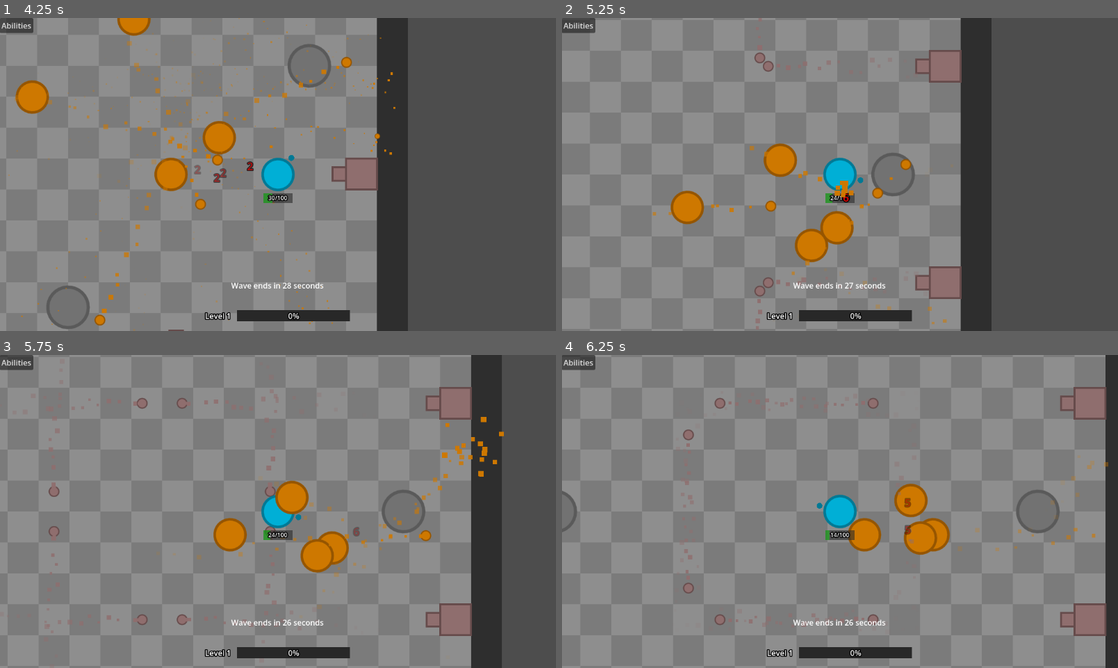
Above: before the commit, frames 1-4 (two rows, left to right).
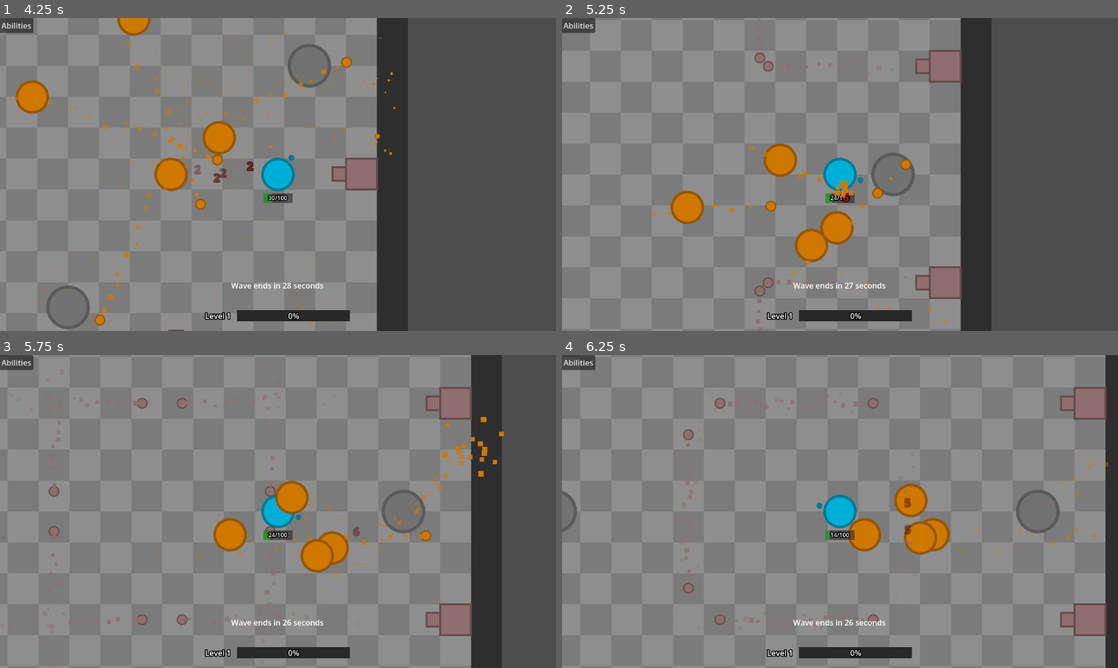
Above: after the commit, the same moments.

Repository: fmachek/geoslayer
Game: Godot game, scene res://scenes/user_interface/main_menu/main_menu.tscn
Two runs of this game, one before a commit and one after it. Both use one fixed random seed, a clock stepped at 60 frames per second and the inputs below.
Inputs (mouse positions are in pixels of both pictures, inside the frame that each line leads up to):
- Up to frame 1 (4.25 s): click "Play" at 0.5 s; click "Start next wave" at 1.25 s; tap Enter at 2 s; move the mouse to (400, 158) at 2.02 s; hold D (right) 2.03-2.78 s; tap Q at 2.1, 3.6 s; click (400, 158) at 2.17 s; move the mouse to (166, 190) at 2.77 s; hold S (down) 2.78-3.53 s; tap E at 2.85 s; move the mouse to (333, 105) at 3.52 s; hold D (right) from 3.53 s (still down)
- Up to frame 2 (5.25 s): move the mouse to (812, 237) at 4.27 s; release D (right) at 4.28 s; hold W (up) 4.28-5.03 s; tap E at 4.35 s; click (812, 237) at 4.42 s; move the mouse to (1006, 221) at 5.02 s; hold A (left) from 5.03 s (still down); tap Q at 5.1 s
- Up to frame 3 (5.75 s): keep holding A (left)
- Up to frame 4 (6.25 s): keep holding A (left); move the mouse to (673, 464) at 5.77 s; tap E at 5.85 s

Frame 1 is identical in both runs. In frame 2, less than 0.1% of the frame differs, in the area x 34-45%, y 0-100%; in frame 3, less than 0.1%; in frame 4, 0.1%, in the area x 22-64%, y 14-86%.

Commit message:
feat: add muzzle particle effect to turret
Add a CPUParticles2D 'ShootParticles' and Gradient subresource to the turret scene to provide a muzzle/shot visual. Configure particle properties (position, amount, lifetime, one_shot, velocity range, scale range, direction, no gravity) and wire it into the turret script. In turret.gd add an onready reference to ShootParticles, set its color from draw_color in _ready(), and trigger emitting in shoot(). This provides visual feedback when the turret fires.

Diff:
--- a/scenes/objects/turrets/turret.tscn
+++ b/scenes/objects/turrets/turret.tscn
@@ -8,6 +8,9 @@
 
 [sub_resource type="RectangleShape2D" id="RectangleShape2D_qhbyq"]
 size = Vector2(28, 28)
+
+[sub_resource type="Gradient" id="Gradient_x1cbx"]
+colors = PackedColorArray(1, 1, 1, 1, 1, 1, 1, 0)
 
 [node name="Turret" type="Node2D" unique_id=1882429743]
 z_index = 1
@@ -28,6 +31,21 @@
 [node name="CollisionShape2D" type="CollisionShape2D" parent="Muzzle/Area2D" unique_id=29020706]
 shape = SubResource("RectangleShape2D_qhbyq")
 
+[node name="ShootParticles" type="CPUParticles2D" parent="." unique_id=1967870585]
+position = Vector2(0, -60)
+emitting = false
+amount = 20
+lifetime = 0.5
+one_shot = true
+explosiveness = 1.0
+direction = Vector2(0, -1)
+gravity = Vector2(0, 0)
+initial_velocity_min = 300.0
+initial_velocity_max = 500.0
+scale_amount_min = 4.0
+scale_amount_max = 12.0
+color_ramp = SubResource("Gradient_x1cbx")
+
 [node name="ShootTimer" type="Timer" parent="." unique_id=1837056880]
 wait_time = 3.0
 
--- a/scripts/objects/turrets/turret.gd
+++ b/scripts/objects/turrets/turret.gd
@@ -4,6 +4,7 @@
 @onready var col_shape: CollisionShape2D = $Area2D/CollisionShape2D
 @onready var muzzle: Node2D = $Muzzle
 @onready var shoot_timer: Timer = $ShootTimer
+@onready var shoot_particles: CPUParticles2D = $ShootParticles
 
 @export var draw_color: Color = Color("#8f6e6e")
 @export var outline_color: Color = Color("664b4bff")
@@ -21,6 +22,7 @@
 func _ready() -> void:
 	WorldManager.wave_started.connect(start_shooting)
 	WorldManager.wave_ended.connect(stop_shooting)
+	shoot_particles.color = draw_color
 
 func start_shooting() -> void:
 	shoot_timer.start()
@@ -32,3 +34,4 @@
 	var proj_direction: Vector2 = (muzzle.global_position - global_position).normalized()
 	var proj_props := ProjectileProperties.new(draw_color, outline_color, proj_direction, projectile_speed, self, damage, projectile_radius, global_position)
 	var projectile: Projectile = ProjectileFunctions.fire_projectile(proj_props)
+	shoot_particles.emitting = true
